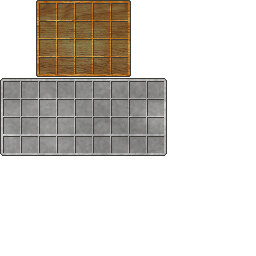
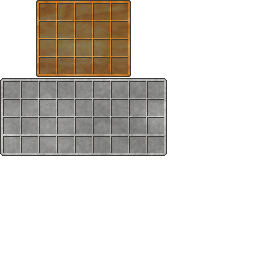
Before/after of a 256×256 layered artwork. What changed in the layer stack:
painted on "Background" over [37, 1, 130, 76]
